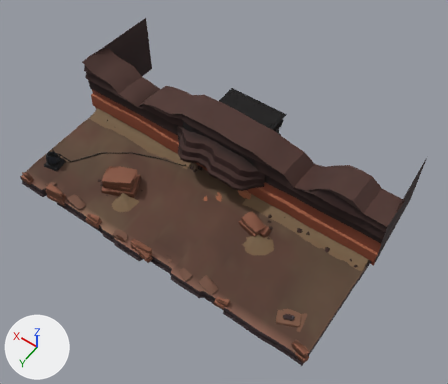
An edit to the glTF model public/assets/env/env_far_rim.glb, drawn before and after from the same camera.
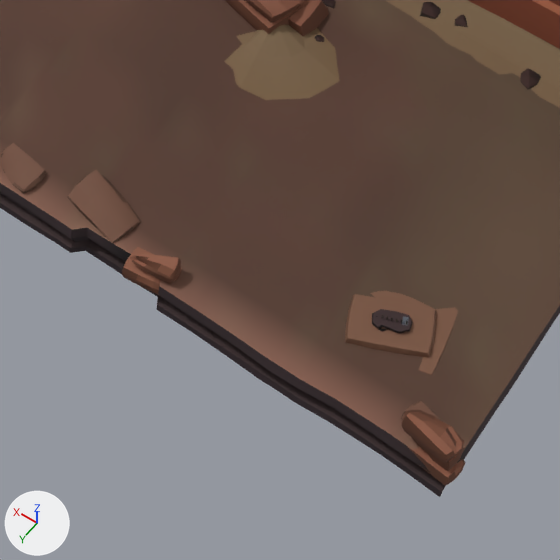
There are two pictures of each version: one whole from a 50 mm lens placed at (-7.61, -81.25, 63.11), pointed at (12.22, -109.02, 19.47), one close up on the part from 40% to 75% of the width and 59% to 100% of the height. The axes (+X, +Y, +Z) are drawn at lower left. The lights are the same throughout. The last two pictures show the newer version. Where no turn or scale is listed for an object, it has been applied to the vertices. Vertices at exactly the same position are counted once.

In view in the first close-up: 'chunk_rim_ledge__m_frontier', 'chunk_rim_ledge__m_sand'.
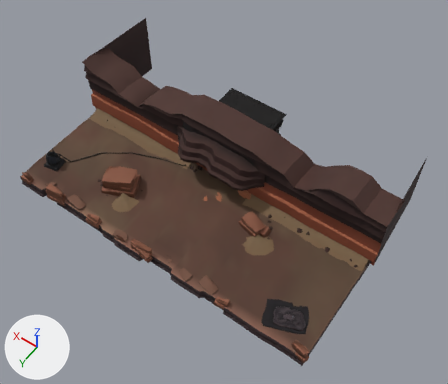
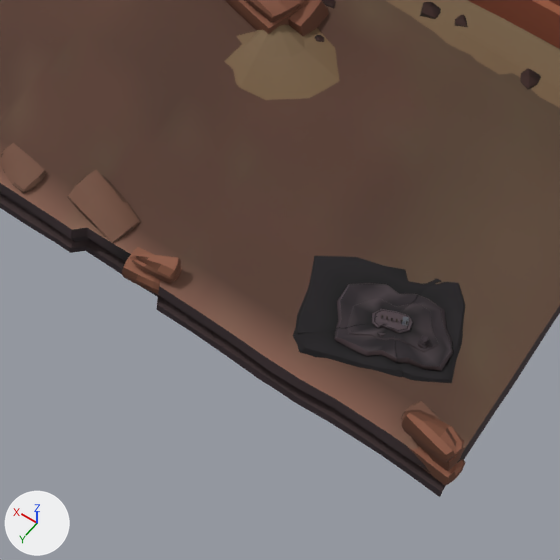
Where the change shows, as pixel boxes [x1, y1, x2, y2] in the close-ups (560 x 560 px):
```json
{"part": 1, "of": "me_me_chunk_rim_ledge__m_frontier", "change": "built on", "before": [372, 313, 409, 331], "after": [293, 256, 465, 383]}
```

The change, as JSON lines over the scene's bpy script:
```json
{"block": "me_me_chunk_rim_ledge__m_frontier", "where": "# used by ob_chunk_rim_ledge__m_frontier; location = (0.0, 0.0, 0.0)"}
{"op": "remove", "block": "me_me_chunk_rim_ledge__m_frontier", "code": "me_me_chunk_rim_ledge__m_frontier.from_pydata(...)  # 6095 vertices, 9922 faces; spans x -1.9..29.9, y -119.5..-100.1, z 17.0..24.5"}
{"op": "add", "block": "me_me_chunk_rim_ledge__m_frontier", "code": "me_me_chunk_rim_ledge__m_frontier.from_pydata(...)  # 6623 vertices, 10888 faces; spans x -1.9..29.9, y -119.5..-100.1, z 17.0..24.5"}
{"block": "me_me_chunk_rim_ledge__m_frontier", "change": "me_me_chunk_rim_ledge__m_frontier part 1: 24 vertices moved within x 1.0..1.7, y -102.8..-102.2, z 18.3..18.4; 14 vertices removed from x 0.9..1.7, y -102.8..-102.2, z 18.2..18.4; 536 vertices added at x -0.7..3.9, y -104.6..-100.7, z 17.9..18.5"}
{"block": "me_me_chunk_rim_ledge__m_frontier", "change": "other edits to the shape of me_me_chunk_rim_ledge__m_frontier do not show in these pictures"}
```
